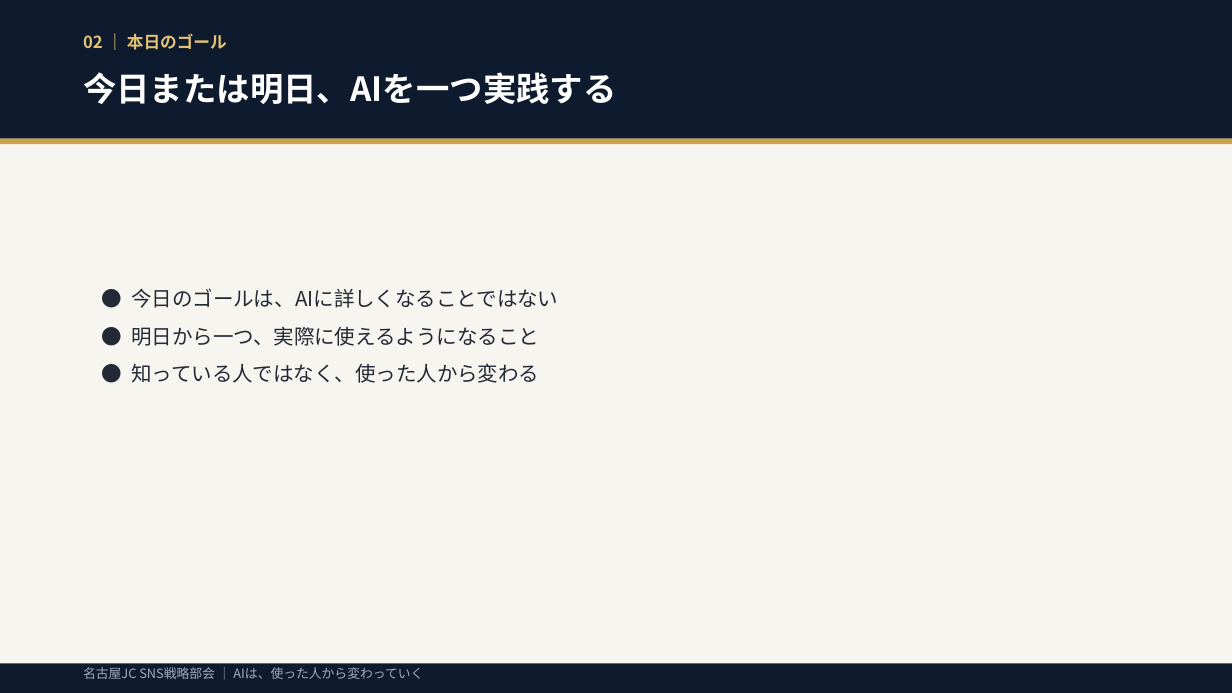
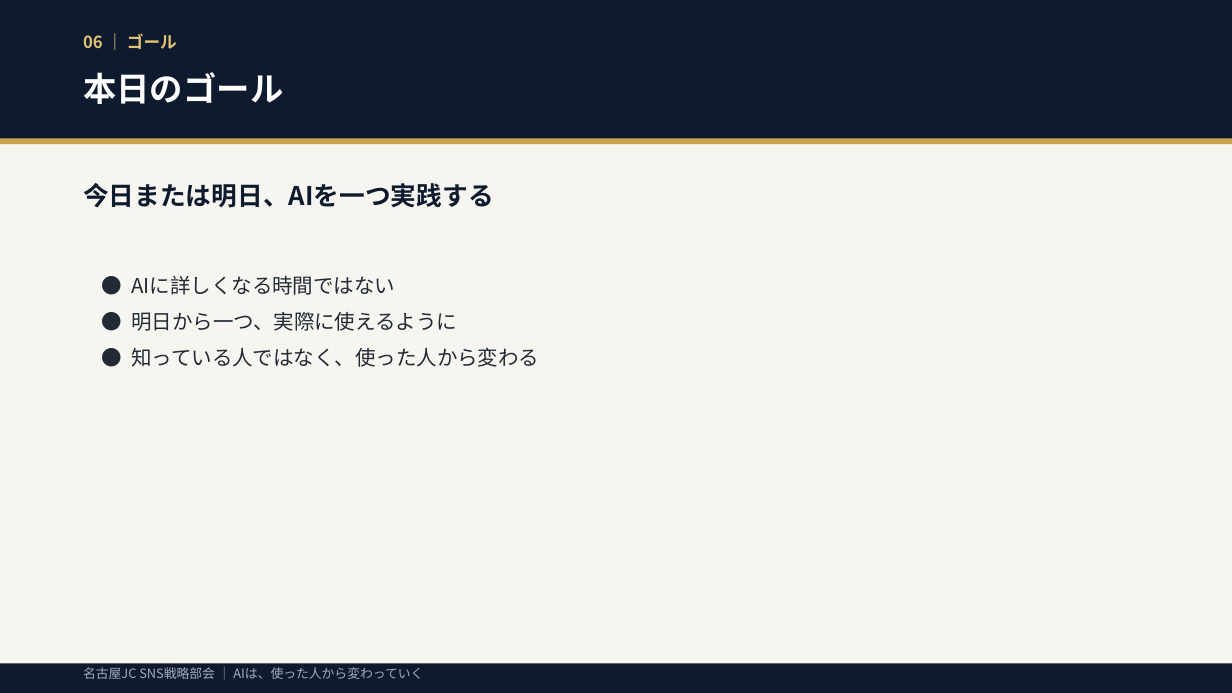
Before and after one commit to unaginobori1205/bushido-dev, a slide deck: slide 6 of ai_sns_seminar_deck.pptx (slide 2 before the commit). Drawn at 1232x693 pixels with LibreOffice and Linux fonts; fonts in the diff are those of the drawing. Boxes give left, top, right and bottom in pixels: in the first picture for what was removed or moved away, otherwise in the second. Text is boxed around its words. In the diff, an @@ line names an element or a change of style, - is before the commit and + after.

```diff
--- a/ai_sns_seminar_deck.pptx
+++ b/ai_sns_seminar_deck.pptx
@@ text added at <box>83,33,177,49</box>, 13 pt, text #E3C373, bold @@
+06 ｜ ゴール
@@ text at <box>83,72,283,104</box>: text changed; size 13 to 26 pt; text colour #E3C373 to #FFFFFF @@
-02 ｜ 本日のゴール
+本日のゴール
@@ text "今日または明日、AIを一つ実践する": place and size @@
-text "今日または明日、AIを一つ実践する" at <box>83,72,616,104</box>
+text "今日または明日、AIを一つ実践する" at <box>83,183,494,208</box>
@@ text "今日または明日、AIを一つ実践する" at <box>83,183,494,208</box>: size 26 to 20 pt, text colour #FFFFFF to #0E1B2E @@
@@ text "● AIに詳しくなる時間ではない": place and size @@
-text "● AIに詳しくなる時間ではない" at <box>131,288,558,383</box>
+text "● AIに詳しくなる時間ではない" at <box>131,275,539,367</box>
@@ text at <box>131,275,457,331</box>: text changed @@
-● 今日のゴールは、AIに詳しくなることではない
-● 明日から一つ、実際に使えるようになること
+● AIに詳しくなる時間ではない
+● 明日から一つ、実際に使えるように
@@ text at <box>131,347,539,367</box>: less space between paragraphs @@
```
Also in this commit, not shown: 18 other slides changed, 2 slides added, 1 slide removed, 2 other files.
